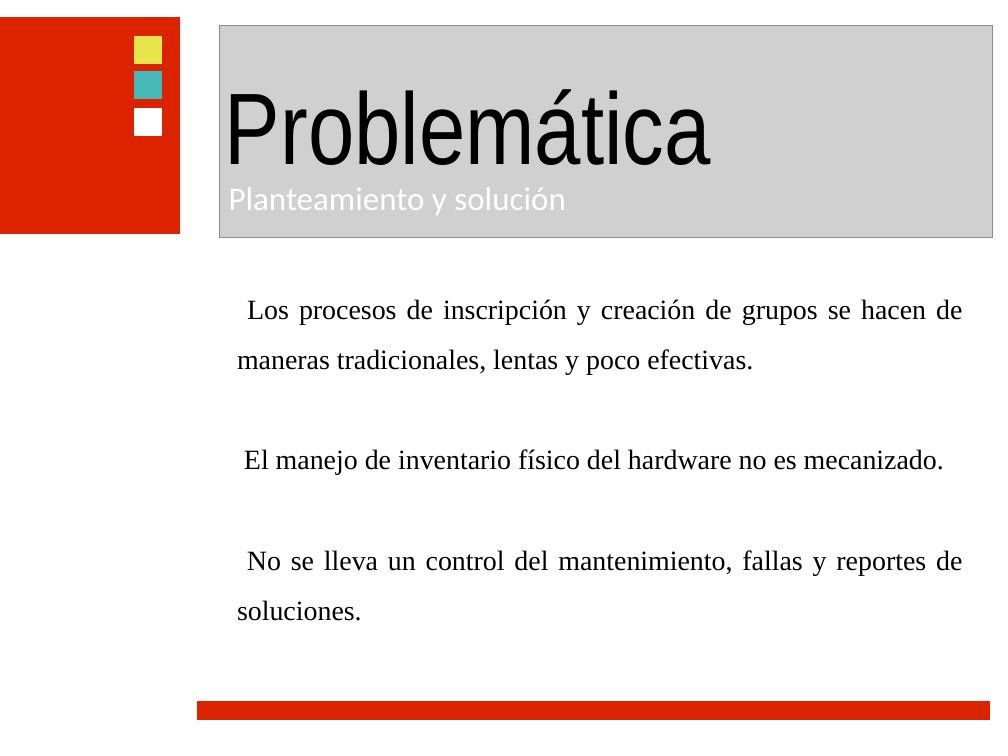
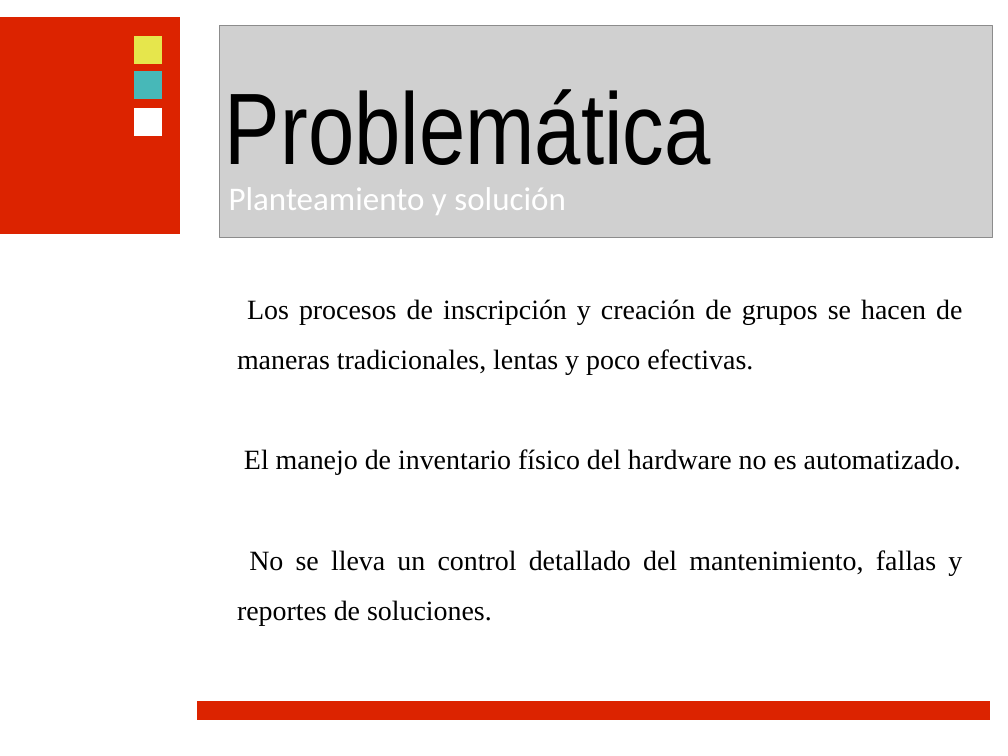
Before and after one commit to ramayac/jhard, a slide deck: slide 8 of presentaciones/primera defensa/jhard.odp. Drawn at 1008x756 pixels with LibreOffice and Linux fonts; fonts in the diff are those of the drawing; grey boxes stand for pictures; background and template pictures are left out. Boxes give left, top, right and bottom in pixels: in the first picture for what was removed or moved away, otherwise in the second. Text is boxed around its words. In the diff, an @@ line names an element or a change of style, - is before the commit and + after.

```diff
--- a/presentaciones/primera defensa/jhard.odp
+++ b/presentaciones/primera defensa/jhard.odp
@@ text at [237, 449, 962, 626]: text changed @@
-● El manejo de inventario físico del hardware no es mecanizado.
-● No se lleva un control del mantenimiento, fallas y reportes de soluciones.
+● El manejo de inventario físico del hardware no es automatizado.
+● No se lleva un control detallado del mantenimiento, fallas y reportes de soluciones.
```
Also in this commit, not shown: 10 other slides changed.
